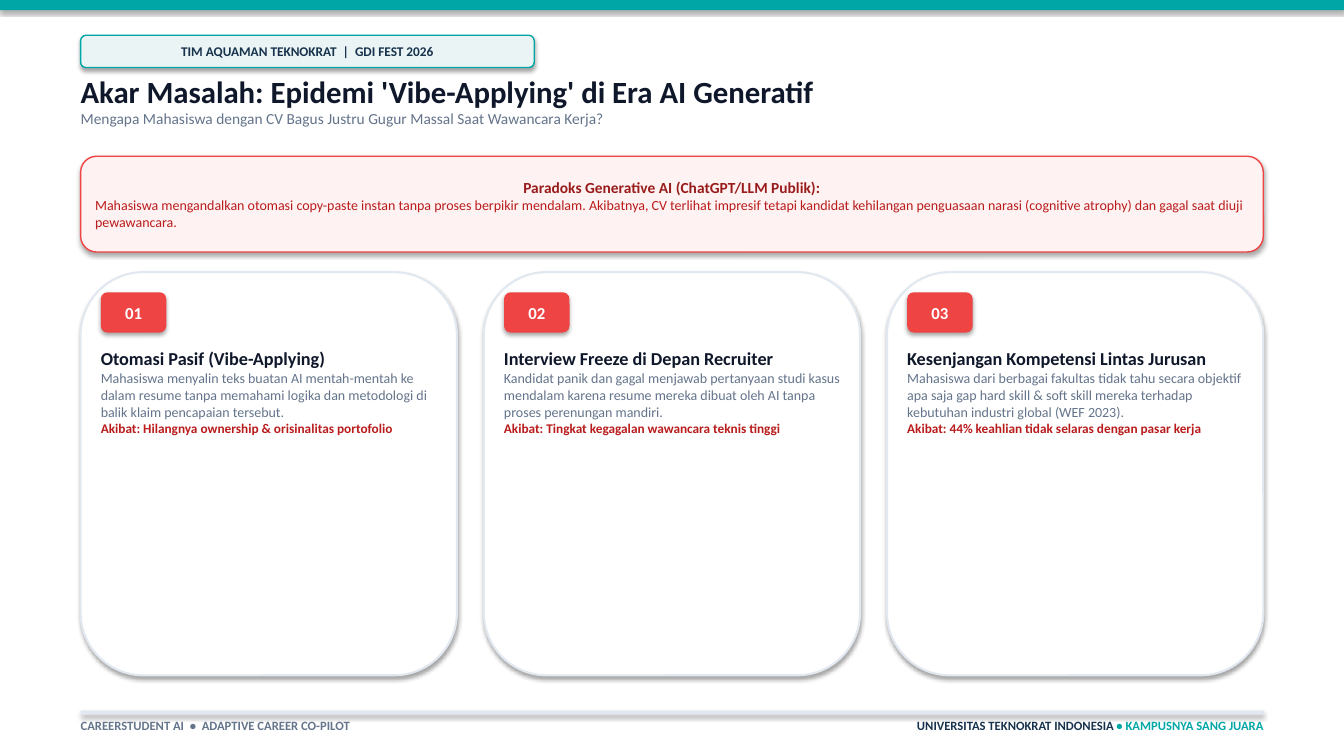
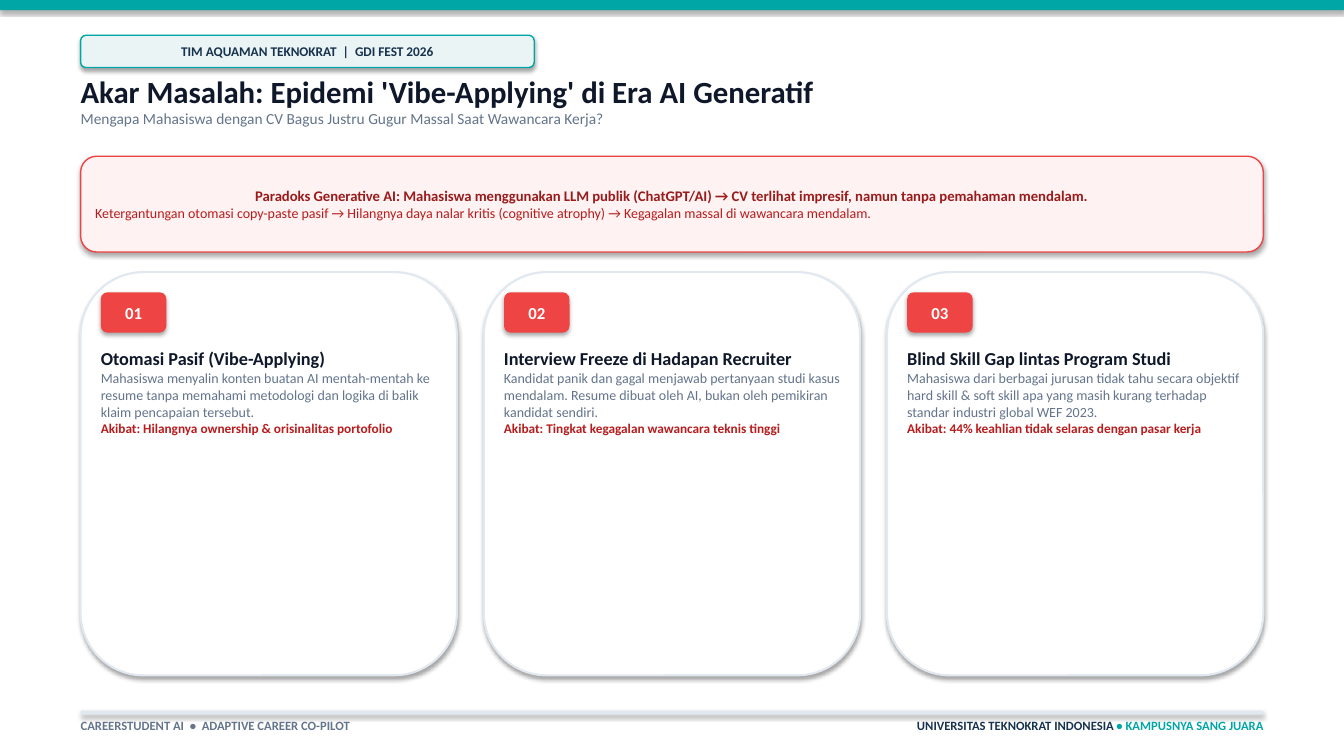
Before and after one commit to rikiardiansyah-web/CareerStudentAI, a slide deck: slide 2 of PitchDeck_CareerStudentAI.pptx. Drawn at 1344x756 pixels with LibreOffice and Linux fonts; fonts in the diff are those of the drawing. Boxes give left, top, right and bottom in pixels: in the first picture for what was removed or moved away, otherwise in the second. Text is boxed around its words. In the diff, an @@ line names an element or a change of style, - is before the commit and + after.

```diff
--- a/PitchDeck_CareerStudentAI.pptx
+++ b/PitchDeck_CareerStudentAI.pptx
@@ text in rounded rectangle at [95,190,1088,221]: text changed @@
-Paradoks Generative AI (ChatGPT/LLM Publik):
-Mahasiswa mengandalkan otomasi copy-paste instan tanpa proses berpikir mendalam. Akibatnya, CV terlihat impresif tetapi kandidat kehilangan penguasaan narasi (cognitive atrophy) dan gagal saat diuji pewawancara.
+Paradoks Generative AI: Mahasiswa menggunakan LLM publik (ChatGPT/AI) → CV terlihat impresif, namun tanpa pemahaman mendalam.
+Ketergantungan otomasi copy-paste pasif → Hilangnya daya nalar kritis (cognitive atrophy) → Kegagalan massal di wawancara mendalam.
@@ text at [504,352,840,417]: text changed @@
-Interview Freeze di Depan Recruiter
-Kandidat panik dan gagal menjawab pertanyaan studi kasus mendalam karena resume mereka dibuat oleh AI tanpa proses perenungan mandiri.
+Interview Freeze di Hadapan Recruiter
+Kandidat panik dan gagal menjawab pertanyaan studi kasus mendalam. Resume dibuat oleh AI, bukan oleh pemikiran kandidat sendiri.
@@ text at [907,352,1239,420]: text changed @@
-Kesenjangan Kompetensi Lintas Jurusan
-Mahasiswa dari berbagai fakultas tidak tahu secara objektif apa saja gap hard skill & soft skill mereka terhadap kebutuhan industri global (WEF 2023).
+Blind Skill Gap lintas Program Studi
+Mahasiswa dari berbagai jurusan tidak tahu secara objektif hard skill & soft skill apa yang masih kurang terhadap standar industri global WEF 2023.
@@ text at [101,373,430,419]: text changed @@
-Mahasiswa menyalin teks buatan AI mentah-mentah ke dalam resume tanpa memahami logika dan metodologi di balik klaim pencapaian tersebut.
+Mahasiswa menyalin konten buatan AI mentah-mentah ke resume tanpa memahami metodologi dan logika di balik klaim pencapaian tersebut.
```
Also in this commit, not shown: 6 other slides changed, 1 other file.
